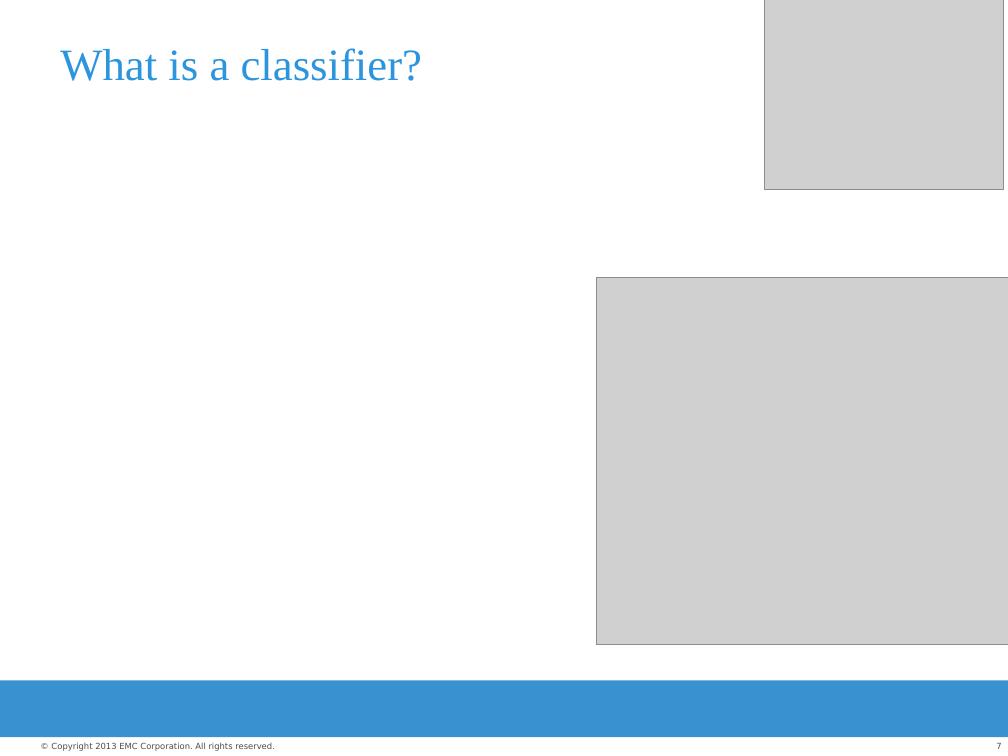
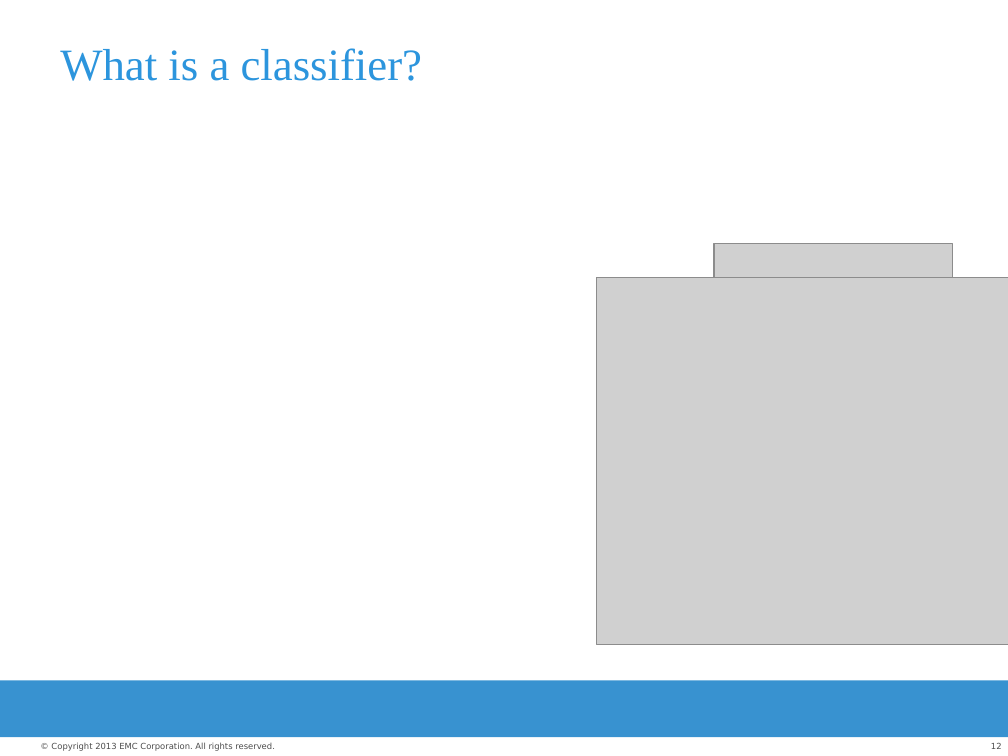
Before and after one commit to raficohen/medicalhebrew, a slide deck: slide 12 of Introduction to applied NLP in Medical Hebrew.pptx (slide 7 before the commit). Drawn at 1008x756 pixels with LibreOffice and Linux fonts; fonts in the diff are those of the drawing; grey boxes stand for pictures; background and template pictures are left out. Boxes give left, top, right and bottom in pixels: in the first picture for what was removed or moved away, otherwise in the second. Text is boxed around its words. In the diff, an @@ line names an element or a change of style, - is before the commit and + after.

```diff
--- a/Introduction to applied NLP in Medical Hebrew.pptx
+++ b/Introduction to applied NLP in Medical Hebrew.pptx
@@ picture: place and size @@
-picture at bbox=[764, 0, 1003, 190]
+picture at bbox=[714, 244, 953, 433]
@@ page number at bbox=[991, 743, 1002, 749]: text changed @@
-7
+12
```
Also in this commit, not shown: 4 other slides changed, 5 slides added, 4 other files.
